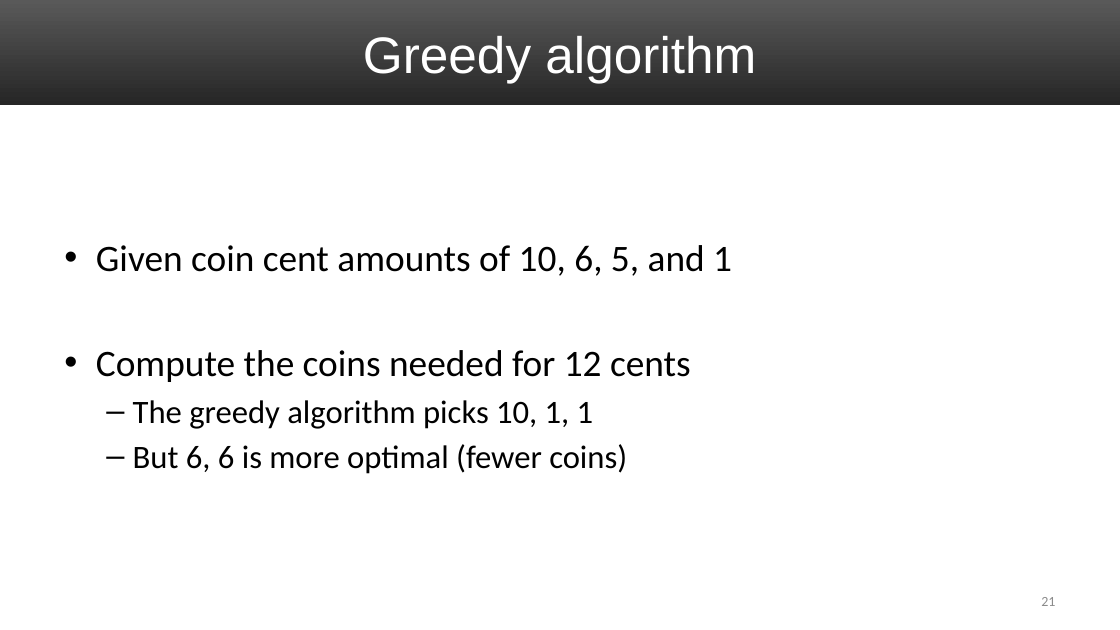
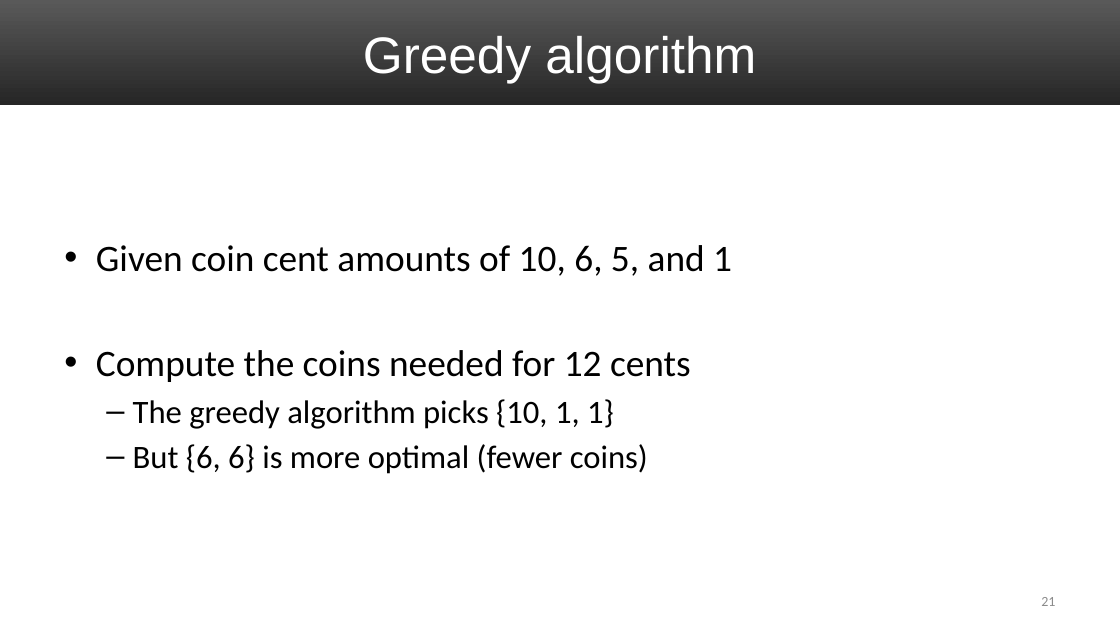
Before and after one commit to uva-cs/cs4102-f21, a slide deck: slide 21 of slides/DP_Greedy_coinChange.pptx. Drawn at 1120x630 pixels with LibreOffice and Linux fonts; fonts in the diff are those of the drawing. Boxes give left, top, right and bottom in pixels: in the first picture for what was removed or moved away, otherwise in the second. Text is boxed around its words. In the diff, an @@ line names an element or a change of style, - is before the commit and + after.

```diff
--- a/slides/DP_Greedy_coinChange.pptx
+++ b/slides/DP_Greedy_coinChange.pptx
@@ text at [133,399,648,474]: text changed @@
-  – The greedy algorithm picks 10, 1, 1
-  – But 6, 6 is more optimal (fewer coins)
+  – The greedy algorithm picks {10, 1, 1}
+  – But {6, 6} is more optimal (fewer coins)
```
Also in this commit, not shown: 2 other slides changed.
